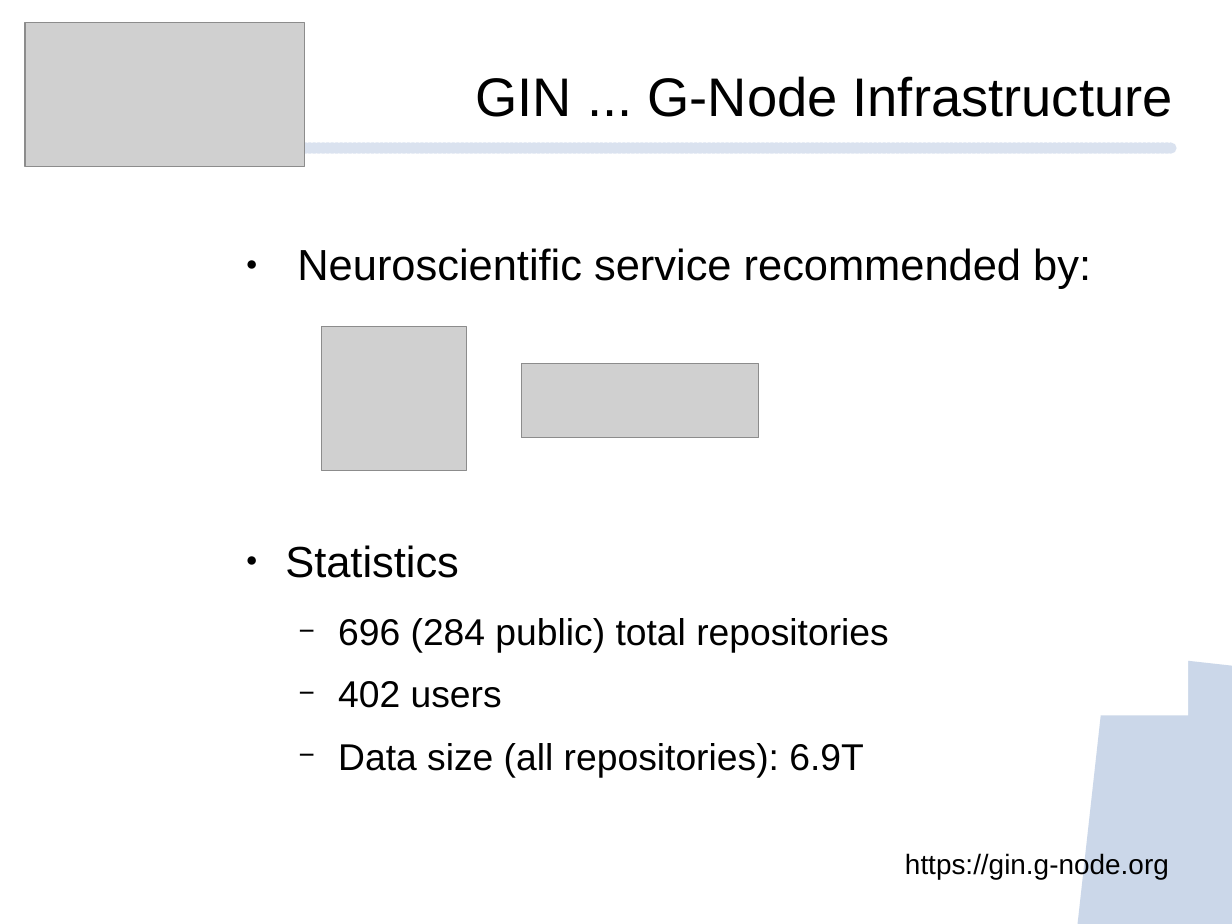
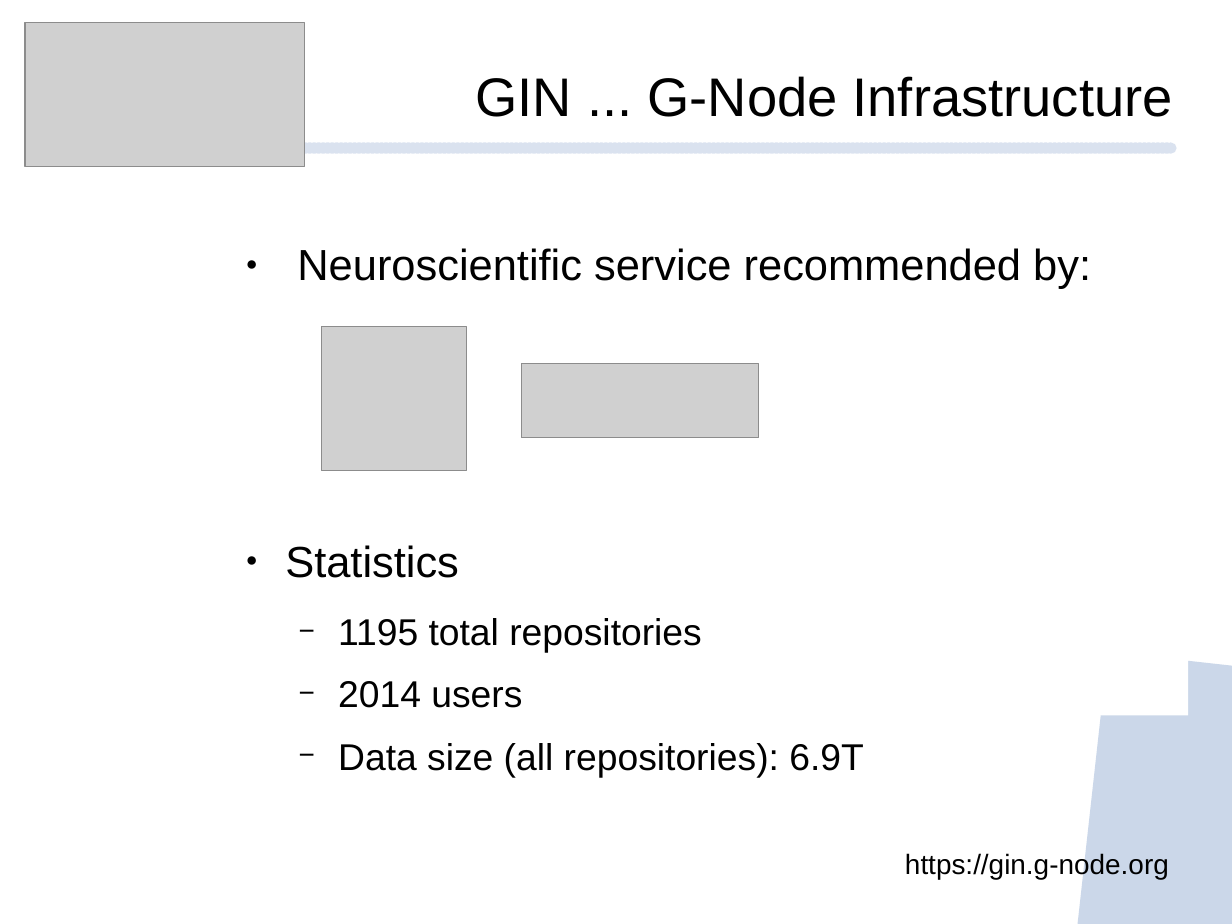
Before and after one commit to mpsonntag/prespost, a slide deck: slide 5 of 202009_BCCN_online/202009_BCCN_Online_conference.odp. Drawn at 1232x924 pixels with LibreOffice and Linux fonts; fonts in the diff are those of the drawing; grey boxes stand for pictures; background and template pictures are left out. Boxes give left, top, right and bottom in pixels: in the first picture for what was removed or moved away, otherwise in the second. Text is boxed around its words. In the diff, an @@ line names an element or a change of style, - is before the commit and + after.

```diff
--- a/202009_BCCN_online/202009_BCCN_Online_conference.odp
+++ b/202009_BCCN_online/202009_BCCN_Online_conference.odp
@@ text at [338,618,702,708]: text changed @@
-  − 696 (284 public) total repositories
-  − 402 users
+  − 1195 total repositories
+  − 2014 users
```
Also in this commit, not shown: 5 other slides changed, 3 slides added, 3 slides removed.
